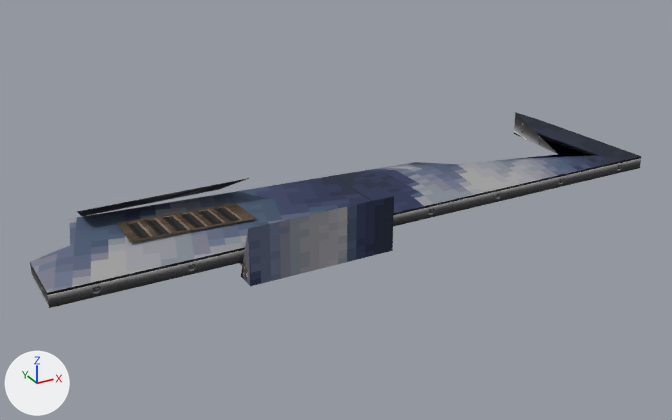
What one commit did to the glTF model native/assets/weapons/pd/0d-laptop-gun-tp.glb.
Before and after are seen from a 50 mm camera at (-683.0, -1023.0, 449.0) aimed at (-177.0, -101.0, -11.0). Every picture has the same lights, and +X, +Y and +Z are marked at lower left. The older version comes first. Vertices at exactly the same position are counted once.

The first picture shows 'gun'.
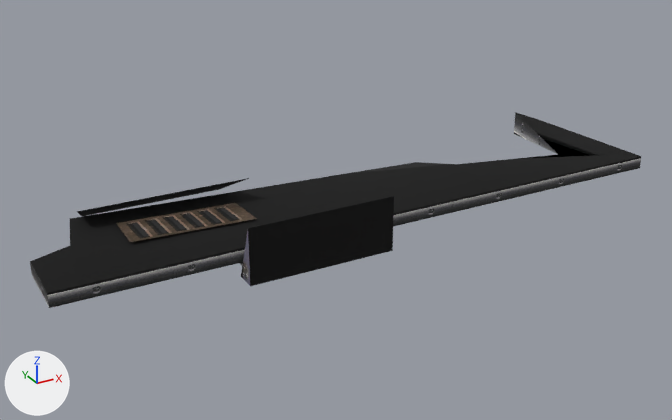
Location of each change, [x1, y1, x2, y2] in pixels of the pictures (672 x 420 px):
part 1 of me_chrpcgun_bin, recoloured (darker)
    both: [30, 113, 640, 293]

Diff of the bpy script that builds the scene:
```diff
--- a/native/assets/weapons/pd/0d-laptop-gun-tp.glb.py
+++ b/native/assets/weapons/pd/0d-laptop-gun-tp.glb.py
@@ mat_tex038c_32x32_envmappingtexscales0_031250texscalet0_031250 @@
+mat_tex038c_32x32_envmappingtexscales0_031250texscalet0_031250 = bpy.data.materials.new('tex038c_32x32_EnvMappingTexScaleS0.031250TexScaleT0.031250')
+# colours: black #000000, mixed with the vertex colours
+# uses the picture img_image_0
@@ me_chrpcgun_bin @@
 me_chrpcgun_bin.from_pydata(...)  # 47 vertices, 54 faces; spans x -547.0..232.0, y -217.0..13.0, z -29.0..48.0
 # used by ob_gun; location = (0.0, 0.0, 0.0)
+# me_chrpcgun_bin part 1: all 31 faces that had it switch from mat_tex01_32x32 to mat_tex038c_32x32_envmappingtexscales0_031250texscalet0_031250
 me_chrpcgun_bin.materials.append(mat_tex02_64x32)
```
